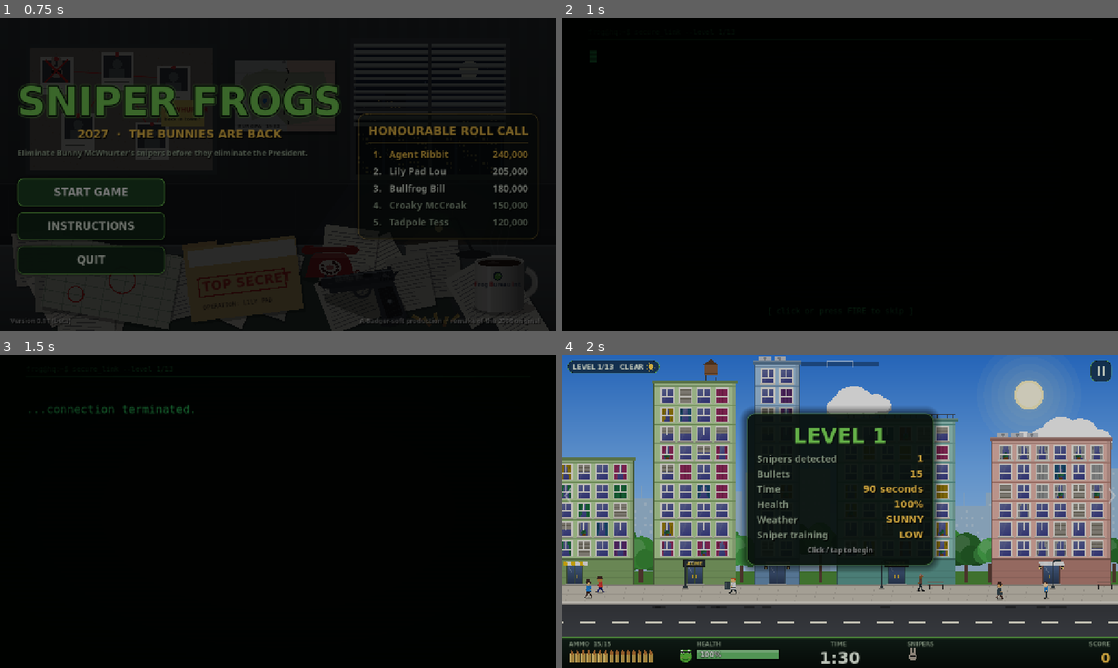
Above: before the commit, frames 1-4 (two rows, left to right).
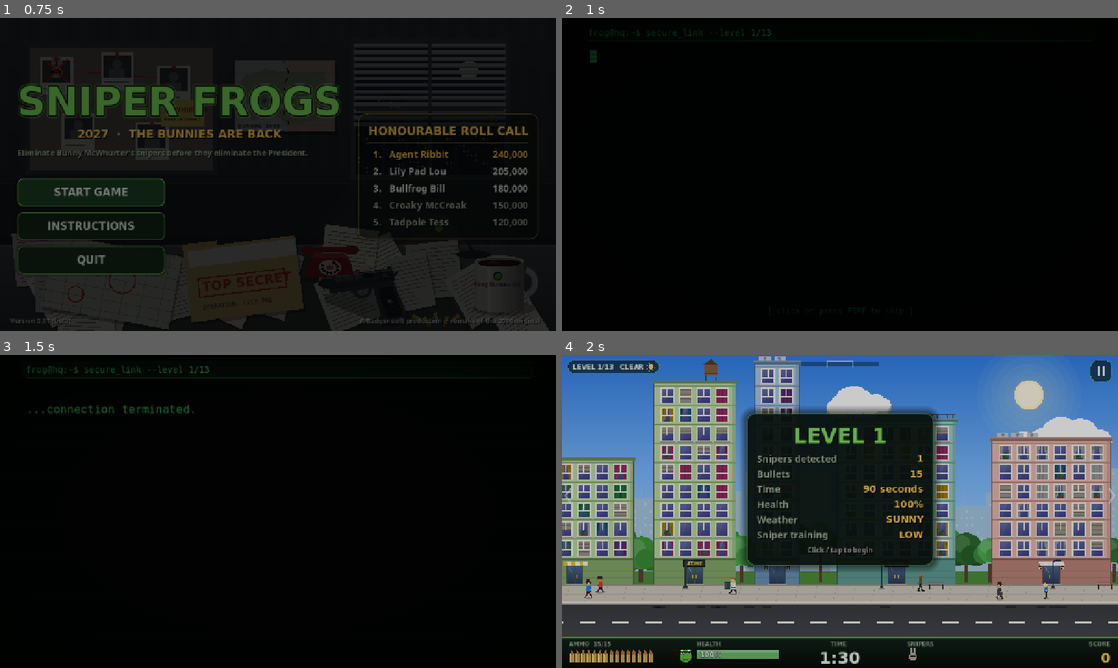
Above: after the commit, the same moments.

Repository: badgersoft/sniperfrogs
Game: Godot game, scene res://scenes/main.tscn
The game is run twice, just before and just after one commit, with the same random seed, the same clock (stepped at 60 frames per second) and the same inputs.
Inputs (mouse positions are in pixels of both pictures, inside the frame that each line leads up to):
- Up to frame 1 (0.75 s): click "START GAME" at 0.5 s
- Up to frame 2 (1 s): no input
- Up to frame 3 (1.5 s): tap Enter at 1.25 s; drag from (278, 511) to (333, 442) at 1.27 s
- Up to frame 4 (2 s): no input

Frame 1 is identical in both runs. In frame 2, 0.1% of the frame differs, in the area x 5-38%, y 3-6%; in frame 3, 0.5%, in the area x 5-79%, y 3-19%; in frame 4, nothing differs.

Commit message:
Briefing wording and clearer secure-link heading
- "...x snipers believed to be in the vicinity." (singular for one)
- Training line now reads "...Our informant tells us the snipers are
  low / medium / highly skilled."
- Secure-link heading: larger, brighter, on a faint header bar; CRT
  vignette eased slightly so the top lines aren't dimmed

Co-Authored-By: Claude Opus 5.5 <noreply@anthropic.com>
Claude-Session: https://claude.ai/code/session_01Cr4DJDGexJoQ8Yo9k4y2DL

Diff:
--- a/scripts/screens/briefing.gd
+++ b/scripts/screens/briefing.gd
@@ -47,9 +47,12 @@
 	var top := 70.0
 	# Header bar.
 	var r := GameState.round_index + 1
-	draw_string(font, Vector2(x, 38), "frog@hq:~$ secure_link --level %d/%d" % [r, GameState.ROUNDS.size()],
-		HORIZONTAL_ALIGNMENT_LEFT, -1, 16, Color(UIKit.TERMINAL, 0.45))
-	draw_line(Vector2(x, 50), Vector2(size.x - x, 50), Color(UIKit.TERMINAL, 0.2), 1)
+	var header := "frog@hq:~$ secure_link --level %d/%d" % [r, GameState.ROUNDS.size()]
+	# Faint header bar so the link line stands out from the CRT vignette.
+	draw_rect(Rect2(x - 12, 14, size.x - 2 * x + 24, 36), Color(UIKit.TERMINAL, 0.07))
+	draw_string(font, Vector2(x, 40) + Vector2(0, 1), header, HORIZONTAL_ALIGNMENT_LEFT, -1, 20, Color(UIKit.TERMINAL, 0.3))
+	draw_string(font, Vector2(x, 40), header, HORIZONTAL_ALIGNMENT_LEFT, -1, 20, UIKit.TERMINAL.lightened(0.15))
+	draw_line(Vector2(x, 52), Vector2(size.x - x, 52), Color(UIKit.TERMINAL, 0.35), 1)
 
 	var max_lines := int((size.y - top - 80) / line_h)
 	var all: Array[String] = _lines.duplicate()
@@ -193,9 +196,9 @@
 	var cfg := GameState.current_round()
 	var n: int = cfg.snipers
 	var trained: String = {
-		GameState.Training.LOW: "low-level trained",
-		GameState.Training.MEDIUM: "medium trained",
-		GameState.Training.EXPERT: "expertly trained",
+		GameState.Training.LOW: "low skilled",
+		GameState.Training.MEDIUM: "medium skilled",
+		GameState.Training.EXPERT: "highly skilled",
 	}[cfg.training]
 	var weather := GameState.weather_phrase(cfg.weather)
 
@@ -212,8 +215,8 @@
 	var script_lines := [
 		"...Operation initiated.",
 		"...Protect the president.",
-		"...%d %s believed to be in location." % [n, "Sniper" if n == 1 else "Snipers"],
-		"...They are %s." % trained,
+		"...%d %s believed to be in the vicinity." % [n, "sniper" if n == 1 else "snipers"],
+		"...Our informant tells us %s %s." % ["the sniper is" if n == 1 else "the snipers are", trained],
 		"...The weather is %s" % weather,
 	]
 	if GameState.is_last_round():
--- a/shaders/crt.gdshader
+++ b/shaders/crt.gdshader
@@ -3,7 +3,7 @@
 // on top of the terminal, so it only darkens - no screen texture read needed.
 
 uniform float scan_strength = 0.22;
-uniform float vignette = 0.85;
+uniform float vignette = 0.7;
 
 void fragment() {
 	vec2 uv = UV;
